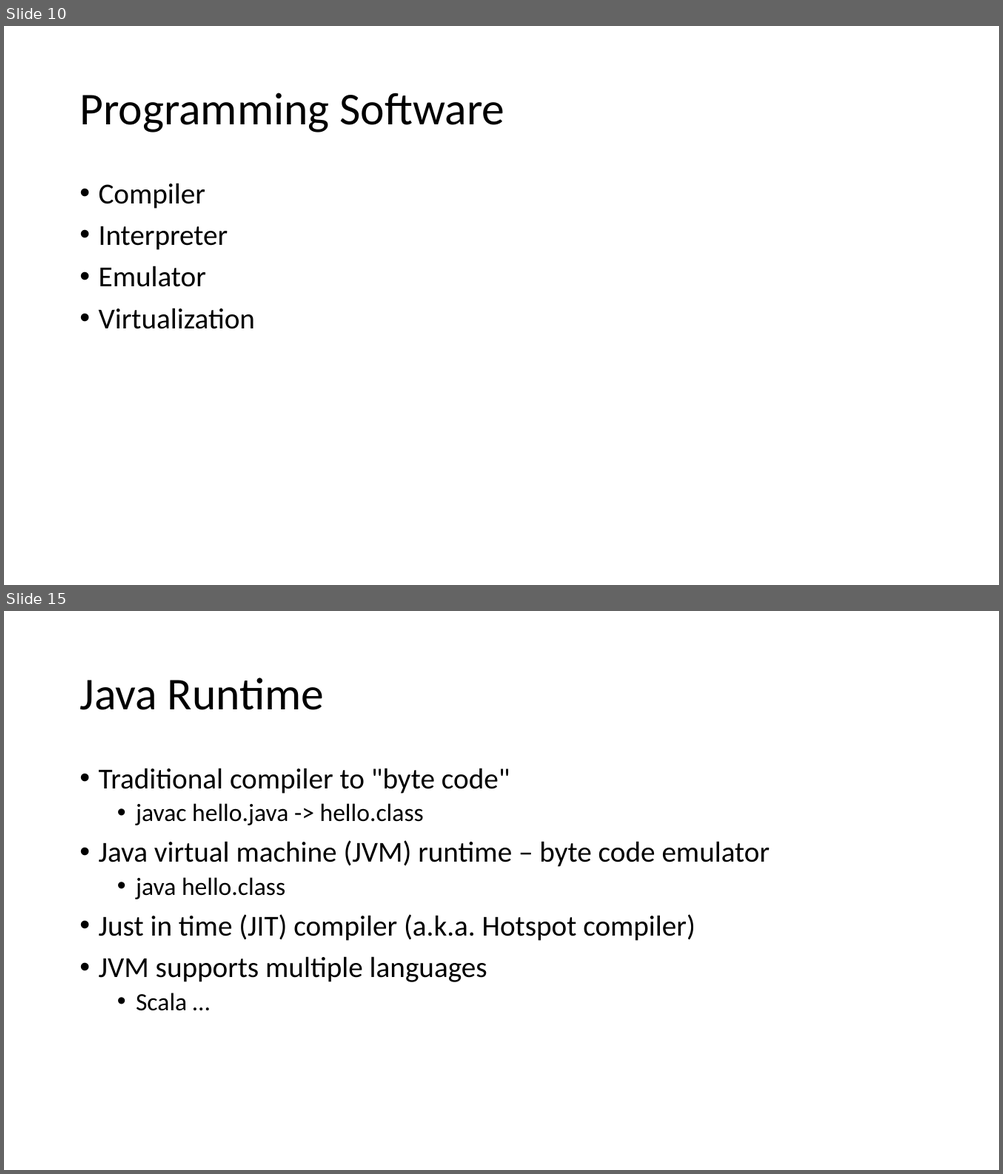
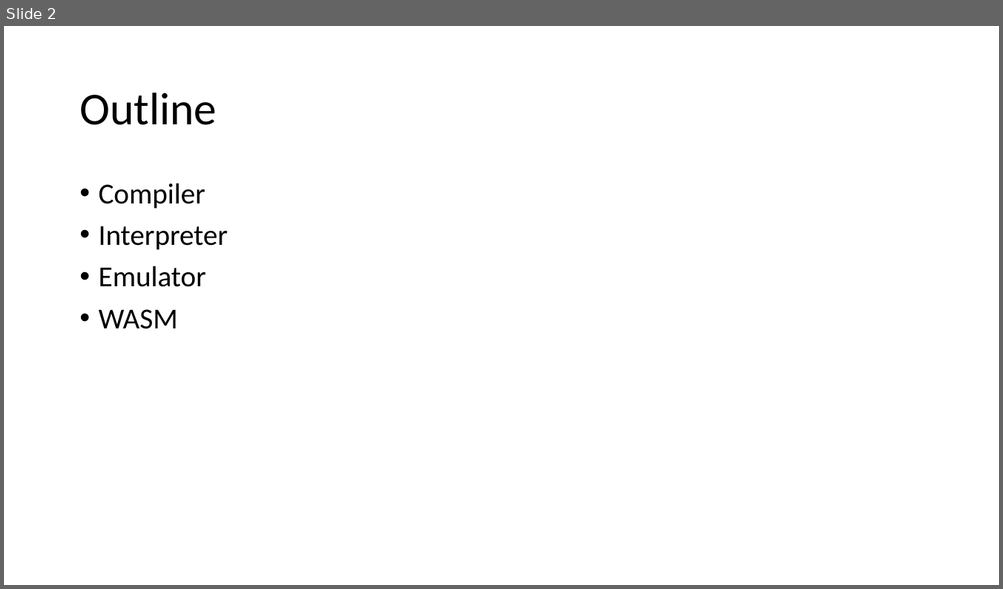
Before and after one commit to csev/ca4e, a slide deck: lectures/05-Software.pptx. Shown one above the other, each under a label of ours: slides 10 and 15 before the commit, slide 2 after it; the slides between them are not shown. The pictures are 1003x1174 and 1003x589 pixels, drawn with LibreOffice and Linux fonts; fonts in the diff are those of the drawing. Boxes give left, top, right and bottom in pixels: in the first picture for what was removed or moved away, otherwise in the second. Text is boxed around its words. In the diff, an @@ line names an element or a change of style, - is before the commit and + after.

```diff
--- a/lectures/05-Software.pptx
+++ b/lectures/05-Software.pptx
@@ slide 15 removed at box(4, 611, 999, 1170), background #FFFFFF @@
@@ title removed at box(79, 678, 324, 710) @@
-Java Runtime
@@ text removed at box(99, 768, 770, 1011) @@
-• Traditional compiler to "byte code"
-  • javac hello.java -> hello.class
-• Java virtual machine (JVM) runtime – byte code emulator
-  • java hello.class
-• Just in time (JIT) compiler (a.k.a. Hotspot compiler)
-• JVM supports multiple languages
-  • Scala …
@@ what was slide 10 is now slide 2 @@
@@ slide 2 changed as well @@
@@ title at box(79, 93, 216, 125): text changed @@
-Programming Software
+Outline
@@ text at box(99, 309, 178, 329): text changed @@
-• Virtualization
+• WASM
```
Also in this commit, not shown: 2 other slides changed, 4 slides added, 15 other slides removed, 1 other file.
